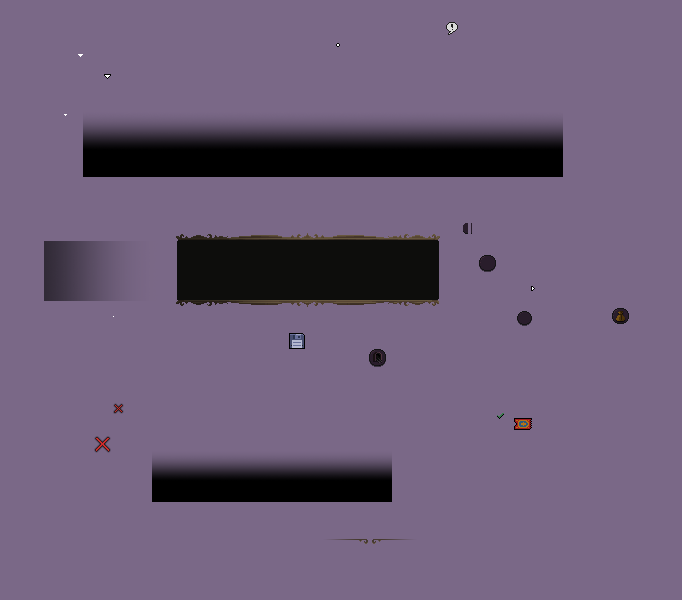
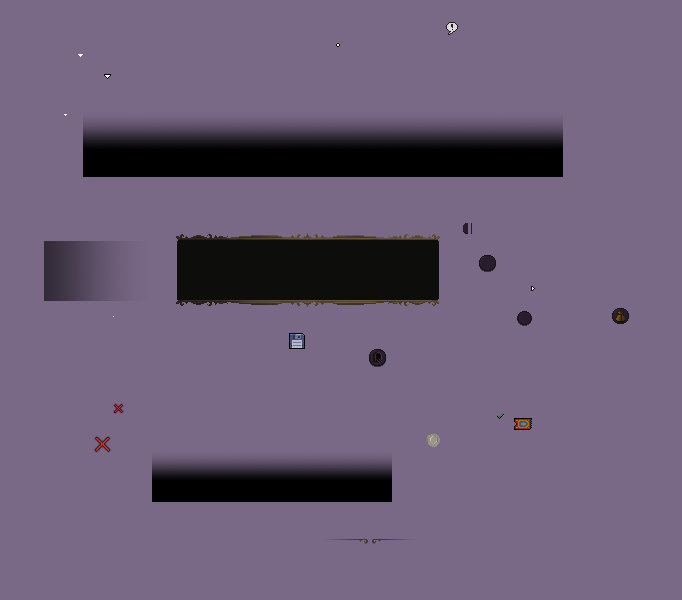
Two versions of the same layered image (682 × 600). Layer-by-layer changes:
added layer "CoinSlot.png" in group "Icons" over left=426, top=433, right=440, bottom=447
